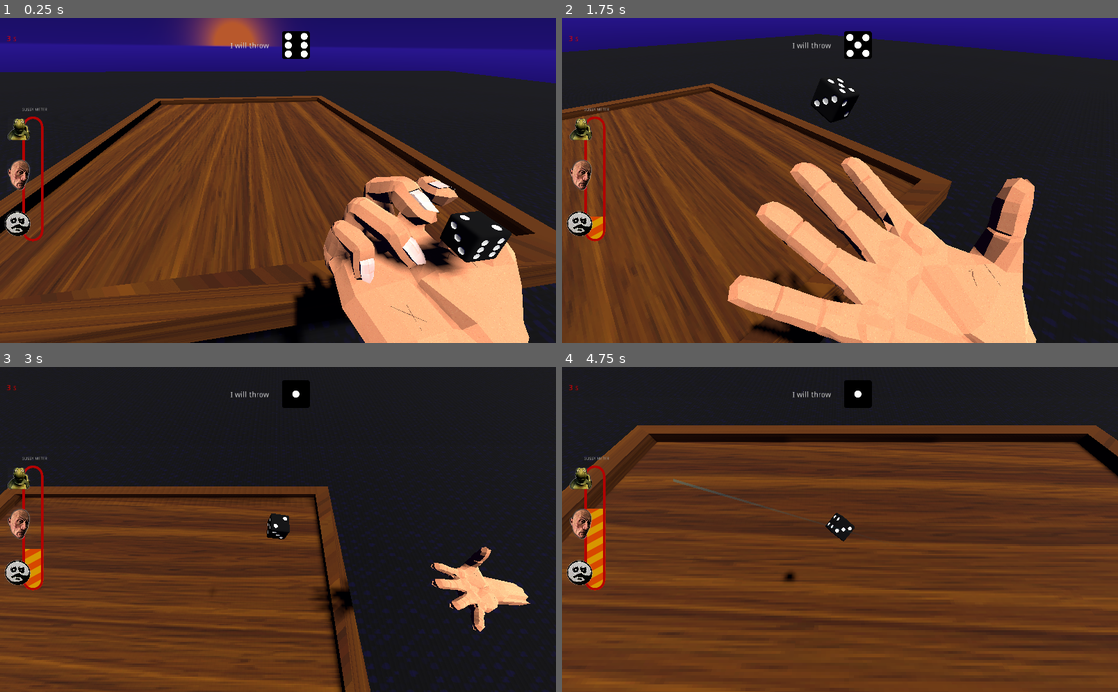
Above: before the commit, frames 1-4 (two rows, left to right).
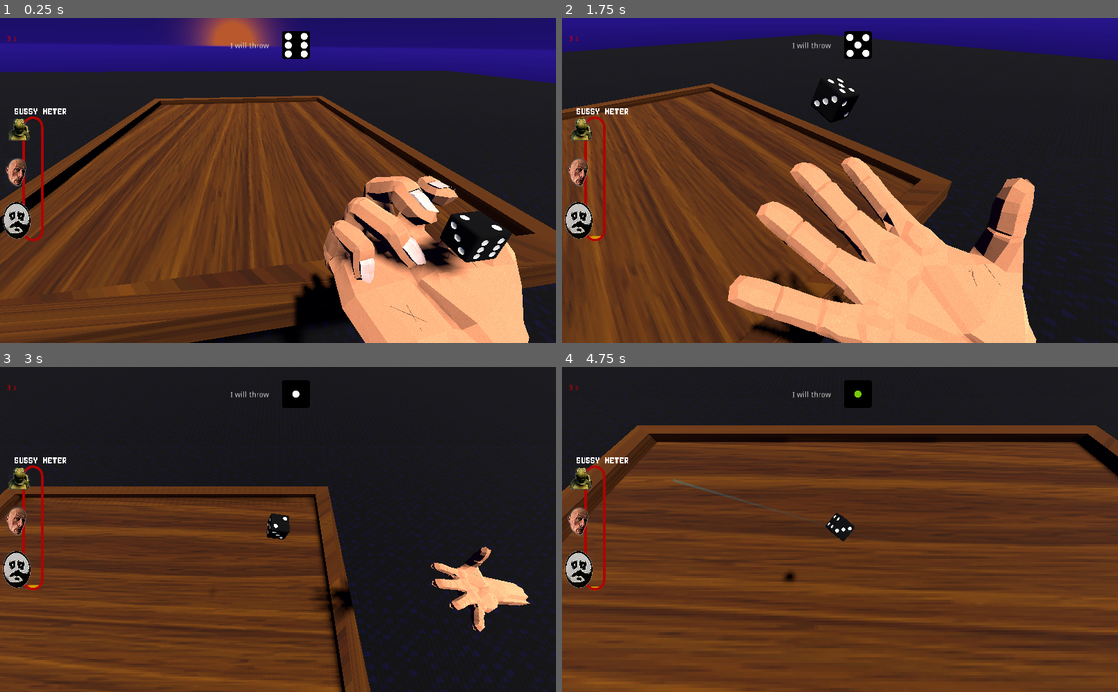
Above: after the commit, the same moments.

Repository: FreekDS/GMTK-Jam-2022-Fairplay
Game: Godot game, scene res://game.tscn
The game is run twice, just before and just after one commit, with the same random seed, the same clock (stepped at 60 frames per second) and the same inputs.
Inputs (mouse positions are in pixels of both pictures, inside the frame that each line leads up to):
- Up to frame 1 (0.25 s): no input
- Up to frame 2 (1.75 s): tap Enter (ui_accept) at 0.5, 0.77, 1.52 s; move the mouse to (595, 47) at 0.52 s; hold E (slowmo) 0.53-1.28 s; move the mouse to (728, 196) at 1.27 s; click (728, 196) at 1.35 s; tap E (slowmo) at 1.55 s
- Up to frame 3 (3 s): move the mouse to (333, 458) at 2.02 s; hold E (slowmo) 2.03-2.78 s; move the mouse to (250, 594) at 2.77 s; tap E (slowmo) at 2.85 s
- Up to frame 4 (4.75 s): tap Enter (ui_accept) at 3.02, 3.77, 4.52 s; move the mouse to (1006, 578) at 3.52 s; press the mouse at (1006, 578) at 3.53 s; tap E (slowmo) at 3.8, 4.35 s; move the mouse to (673, 480) at 4.27 s; release the mouse at (673, 480) at 4.28 s

The runs differ from the first frame. In frame 1, 0.7% of the frame differs, in the area x 0-12%, y 27-68%; in frame 2, 0.9%; in frame 3, 1.0%; in frame 4, 1.3%, in the area x 0-54%, y 7-68%.

Commit message:
fix animation

Diff:
--- a/GAME_GLOBALS.tres
+++ b/GAME_GLOBALS.tres
@@ -15,6 +15,7 @@
 dice_bounce_slowmotion_multiplier = 3.0
 slowmotion_fov = 50
 normal_fov = 90
-sus_increment = 1.0
-sus_incrment_slowmotion = 30.0
-sus_tween_fill_time = 0.5
+sus_increment = 5.0
+sus_incrment_slowmotion = 10.0
+sus_tween_fill_time = 0.1
+sus_decay = 3
--- a/Game UI.gd
+++ b/Game UI.gd
@@ -46,9 +46,9 @@
 
 func increase_sus(slowmotion):
 	if slowmotion:
+		SusMeter.add(SUS_increment_slowmotion)
+	else:
 		SusMeter.add(SUS_increment)
-	else:
-		SusMeter.add(SUS_increment_slowmotion)
 
 
 func start_vizual_end_timer(seconds:int):
--- a/Game UI.tscn
+++ b/Game UI.tscn
@@ -81,10 +81,10 @@
 tracks/2/imported = false
 tracks/2/enabled = true
 tracks/2/keys = {
-"times": PoolRealArray( 0.3, 1.3, 1.5, 1.7, 1.9, 2.1, 2.3, 2.5, 2.7, 2.9 ),
+"times": PoolRealArray( 0, 1.4, 1.6, 1.8, 2, 2.2, 2.4, 2.6, 2.8, 3 ),
 "transitions": PoolRealArray( 1, 1, 1, 1, 1, 1, 1, 1, 1, 1 ),
 "update": 1,
-"values": [ Color( 1, 1, 1, 1 ), Color( 1, 1, 1, 1 ), Color( 0.368627, 0.945098, 0.0431373, 1 ), Color( 1, 1, 1, 1 ), Color( 0.368627, 0.945098, 0.0431373, 1 ), Color( 1, 1, 1, 1 ), Color( 0.368627, 0.945098, 0.0431373, 1 ), Color( 1, 1, 1, 1 ), Color( 0.368627, 0.945098, 0.0431373, 1 ), Color( 1, 1, 1, 1 ) ]
+"values": [ Color( 1, 1, 1, 1 ), Color( 1, 1, 1, 1 ), Color( 0.470588, 0.8, 0.0352941, 1 ), Color( 1, 1, 1, 1 ), Color( 0.470588, 0.8, 0.0352941, 1 ), Color( 1, 1, 1, 1 ), Color( 0.470588, 0.8, 0.0352941, 1 ), Color( 1, 1, 1, 1 ), Color( 0.470588, 0.8, 0.0352941, 1 ), Color( 1, 1, 1, 1 ) ]
 }
 
 [node name="Game UI" type="Control"]
--- a/SUS Meter.gd
+++ b/SUS Meter.gd
@@ -1,6 +1,7 @@
 extends Control
 
 var tween = Tween.new()
+var susTimer = Timer.new()
 
 signal reached_max_sus
 
@@ -8,15 +9,34 @@
 
 var interpol_time
 var finished = false
+var susDecay
+
+onready var sus0 = $SusImg
+onready var sus1 = $SusImg2
+onready var sus2 = $SusImg3
 
 func _ready():
 
 	var g = preload("res://GAME_GLOBALS.tres") as GLOBALS
 	interpol_time = g.sus_tween_fill_time
+	susDecay = g.sus_decay
 
+	susTimer.one_shot = false
+	susTimer.connect("timeout", self, "decrease")
+
+	add_child(susTimer)
 	add_child(tween)
 
-# problem: update tween when is running does not work as intended
+	susTimer.start(1)
+
+func decrease():
+	progress.value -= susDecay
+
+func _process(_delta):
+	sus0.shaking = progress.value > 20
+	sus1.shaking = progress.value > 60
+	sus2.shaking = progress.value > 80
+
 
 func fill_to(value):
 	if tween.is_active():
--- a/SUS Meter.tscn
+++ b/SUS Meter.tscn
@@ -1,11 +1,12 @@
-[gd_scene load_steps=7 format=2]
+[gd_scene load_steps=8 format=2]
 
 [ext_resource path="res://img/sussy_leeg.png" type="Texture" id=1]
 [ext_resource path="res://img/sussy_vol.png" type="Texture" id=2]
 [ext_resource path="res://SUS Meter.gd" type="Script" id=3]
-[ext_resource path="res://img/su2.png" type="Texture" id=4]
+[ext_resource path="res://SUSimg.tscn" type="PackedScene" id=4]
 [ext_resource path="res://img/sus0.png" type="Texture" id=5]
 [ext_resource path="res://img/sus1.png" type="Texture" id=6]
+[ext_resource path="res://font/dynamic_font.tres" type="DynamicFont" id=7]
 
 [node name="SUS Meter" type="Control"]
 anchor_right = 0.066
@@ -28,37 +29,37 @@
 margin_right = 42.33
 margin_bottom = 137.613
 rect_scale = Vector2( 0.7, 0.7 )
-value = 5.0
+value = 4.0
 texture_under = ExtResource( 1 )
 texture_over = ExtResource( 1 )
 texture_progress = ExtResource( 2 )
 fill_mode = 3
 
 [node name="RichTextLabel" type="RichTextLabel" parent="TextureProgress"]
-anchor_left = 0.162
-anchor_right = 0.871
-anchor_bottom = 0.031
-margin_left = 2.87228
-margin_top = -5.71428
-margin_right = 2.90327
-margin_bottom = 0.0567141
+anchor_left = 0.064
+anchor_top = -0.023
+anchor_right = 1.339
+anchor_bottom = 0.059
+margin_left = -16.1669
+margin_top = -0.157282
+margin_right = 0.058136
+margin_bottom = 0.204716
 rect_min_size = Vector2( 100, 20 )
 size_flags_vertical = 3
+custom_fonts/normal_font = ExtResource( 7 )
 bbcode_enabled = true
 bbcode_text = "[center]SUSSY METER[/center]"
 text = "SUSSY METER"
 
-[node name="Su2" type="Sprite" parent="."]
-position = Vector2( 38.75, 87.5 )
-scale = Vector2( 0.225309, 0.225309 )
-texture = ExtResource( 4 )
+[node name="SusImg3" parent="." instance=ExtResource( 4 )]
+position = Vector2( 38.8741, 87.7105 )
 
-[node name="Sus1" type="Sprite" parent="."]
-position = Vector2( 38.75, 192.5 )
-scale = Vector2( 0.323804, 0.323804 )
+[node name="SusImg2" parent="." instance=ExtResource( 4 )]
+position = Vector2( 32.0307, 186.307 )
+scale = Vector2( 0.3, 0.3 )
 texture = ExtResource( 6 )
 
-[node name="Sus0" type="Sprite" parent="."]
-position = Vector2( 36.25, 306.25 )
-scale = Vector2( 0.138318, 0.13383 )
+[node name="SusImg" parent="." instance=ExtResource( 4 )]
+position = Vector2( 34.3646, 299.233 )
+scale = Vector2( 0.15, 0.2 )
 texture = ExtResource( 5 )
--- /dev/null
+++ b/SUSimg.tscn
@@ -0,0 +1,35 @@
+[gd_scene load_steps=3 format=2]
+
+[ext_resource path="res://img/su2.png" type="Texture" id=1]
+
+[sub_resource type="GDScript" id=1]
+script/source = "extends Sprite
+
+
+export var shake_amount = .3
+export var shaking = false
+
+var orignal_pos
+
+func _ready():
+	orignal_pos = position
+
+
+func _process(delta):
+	if not shaking:
+		return
+	var newPos = orignal_pos
+	newPos.x += rand_range(-shake_amount, shake_amount)
+	newPos.y += rand_range(-shake_amount, shake_amount)
+	position = newPos
+
+
+
+"
+
+[node name="SusImg" type="Sprite"]
+position = Vector2( 38.75, 87.5 )
+scale = Vector2( 0.225309, 0.225309 )
+texture = ExtResource( 1 )
+script = SubResource( 1 )
+shake_amount = 1.0
--- a/font/dynamic_font.tres
+++ b/font/dynamic_font.tres
@@ -1,10 +1,11 @@
 [gd_resource type="DynamicFont" load_steps=2 format=2]
 
-[sub_resource type="DynamicFontData" id=1]
-font_path = "res://font/double_pixel-7.ttf"
+[ext_resource path="res://font/double_pixel-7.ttf" type="DynamicFontData" id=1]
 
 [resource]
-size = 60
-extra_spacing_char = 2
-extra_spacing_space = 2
-font_data = SubResource( 1 )
+size = 30
+outline_size = 1
+extra_spacing_top = 3
+extra_spacing_char = 4
+extra_spacing_space = -4
+font_data = ExtResource( 1 )
--- a/scripts/Dice.gd
+++ b/scripts/Dice.gd
@@ -56,7 +56,7 @@
 
 signal slow_motion_state_changed(is_slowmotion)
 var counter=0
-func _process(delta):
+func _process(_delta):
 	if(eenkant.is_colliding()):
 		current_top_number=3
 	if(tweekant.is_colliding()):
--- a/scripts/GlobalParameters.gd
+++ b/scripts/GlobalParameters.gd
@@ -24,3 +24,4 @@
 export(float) var sus_increment = 20
 export(float) var sus_incrment_slowmotion = 30
 export(float) var sus_tween_fill_time = .5
+export(int) var sus_decay = 1
--- a/scripts/game.gd
+++ b/scripts/game.gd
@@ -36,12 +36,12 @@
 func change_to_slowmotion(is_slowmotion:bool):
 	if is_slowmotion:
 #		print("Going to slow motion mode")
-		dice_cam.fov= globals.slowmotion_fov
-		world_env.environment=dof_env
+		dice_cam.fov = globals.slowmotion_fov
+		world_env.environment = dof_env
 	else :
 #		print("Going to normal motion mode")
-		dice_cam.fov= globals.normal_fov
-		world_env.environment=normal_env
+		dice_cam.fov = globals.normal_fov
+		world_env.environment = normal_env
 
 
 func stop_game_after_time():
